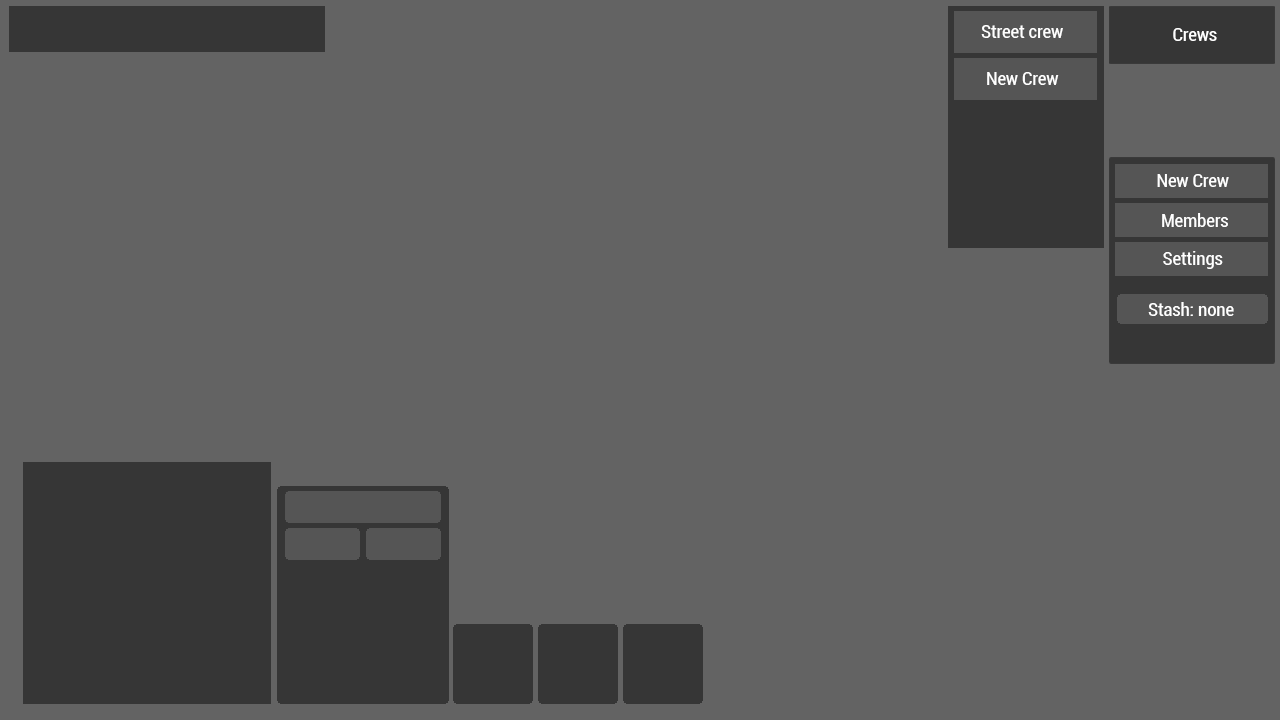
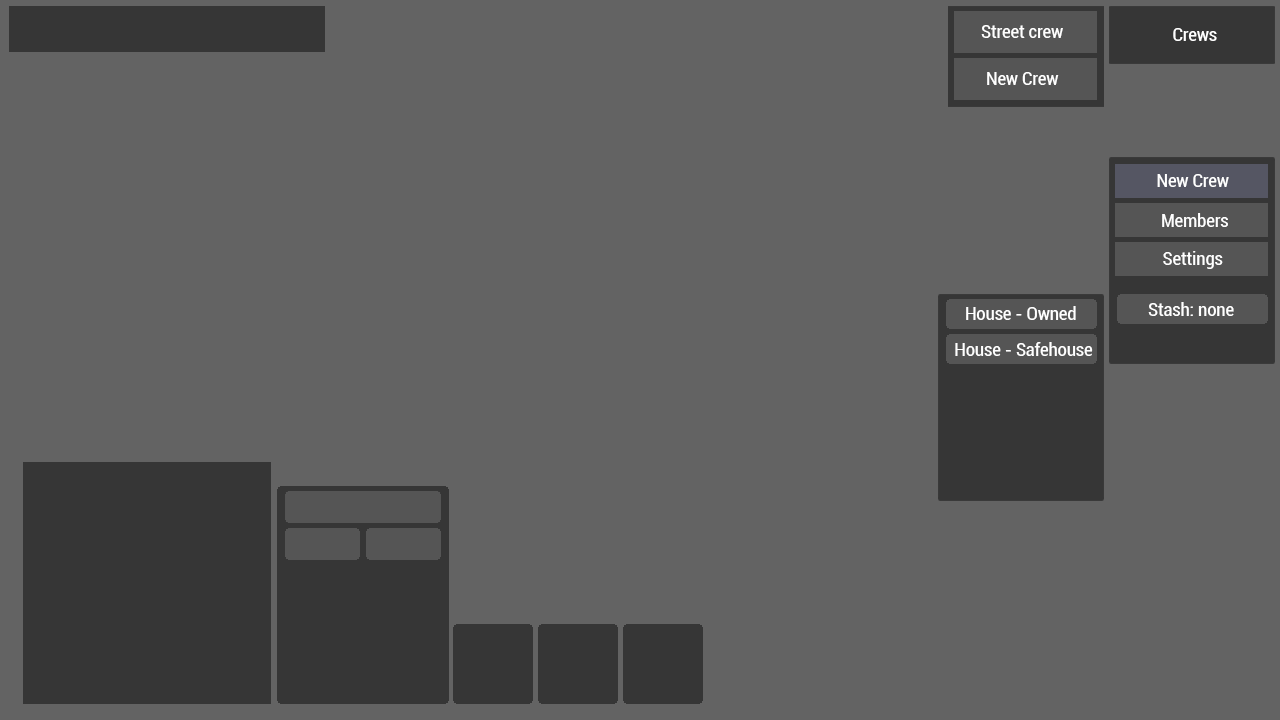
Layer changes from the first 1280 × 720 image to the second:
painted on "crew menu window" over [948, 6, 1104, 248]
added group "stash" (2nd of 2, in "crew") with 5 layers in group "crew" over [938, 294, 1104, 501]
added layer "House - Owned" in group "stash" over [966, 306, 1076, 320]
added layer "House - Safehouse" in group "stash" over [955, 342, 1093, 356]
added layer "house - safehouse" in group "stash" over [946, 334, 1097, 364]
added layer "house - owned" in group "stash" over [946, 299, 1097, 329]
added layer "stash buildings window" in group "stash" over [938, 294, 1104, 501]
painted on "new crew" over [1115, 164, 1268, 198]
